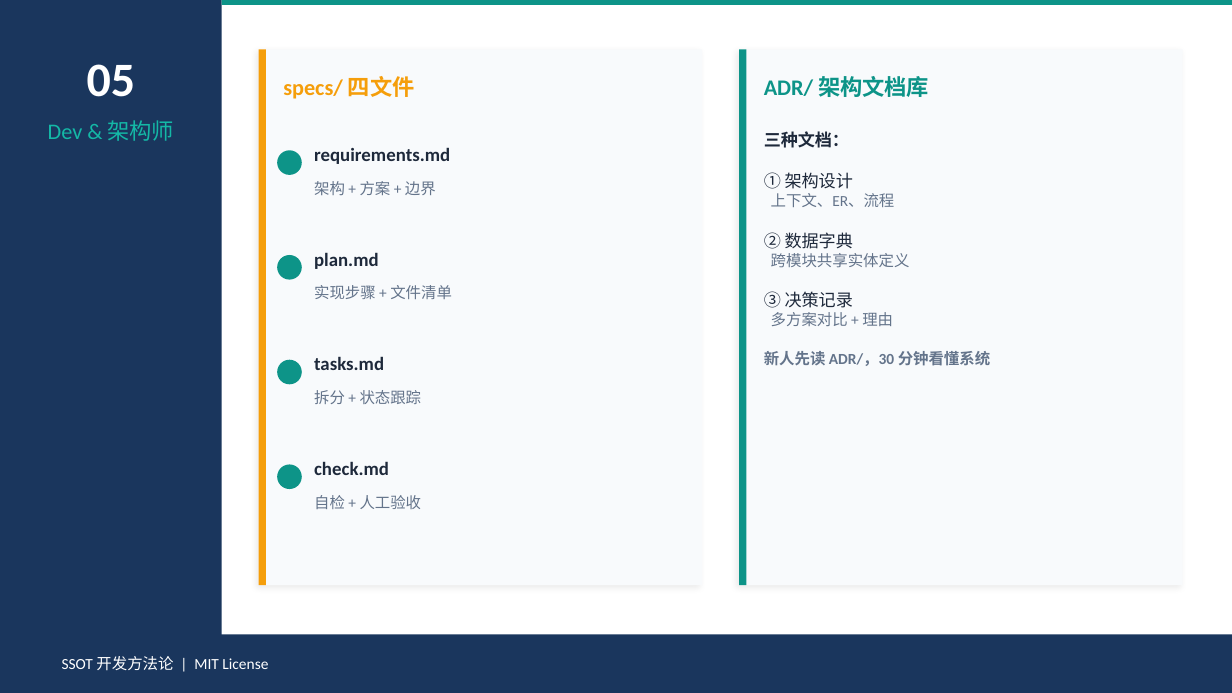
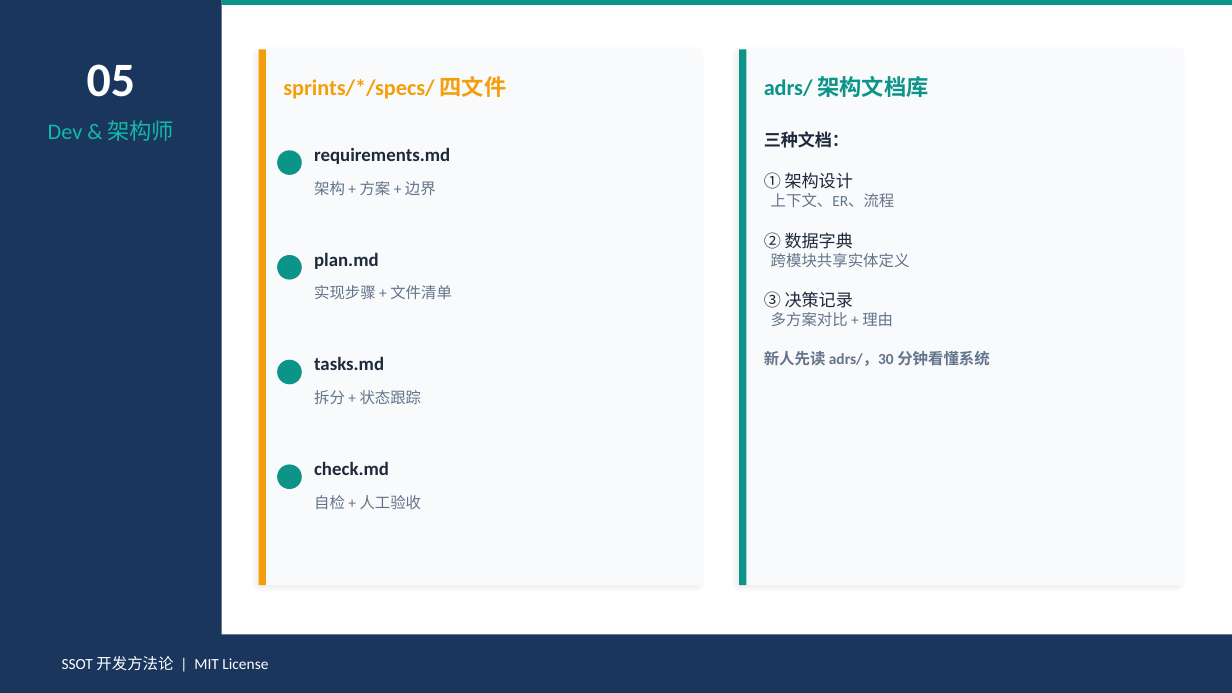
Before and after one commit to Toketec/SpecRocket, a slide deck: slide 6 of SSOT-开发方法论-培训.pptx. Drawn at 1232x693 pixels with LibreOffice and Linux fonts; fonts in the diff are those of the drawing. Boxes give left, top, right and bottom in pixels: in the first picture for what was removed or moved away, otherwise in the second. Text is boxed around its words. In the diff, an @@ line names an element or a change of style, - is before the commit and + after.

Commit message:
feat: SpecRocket v3.0.0 结构升级 — sprints 顶层迭代容器(含 docs+specs) / adrs / 规格归迭代 / 白皮书
- sprints/sp-NNN-名称/ 迭代容器：docs/(PM 产品设计) + specs/(Dev 技术规格，多 spec 共同促成一次迭代)
- adrs/adr-NNN-名称 全局架构决策（不随 sprint 走）
- apps/businesses/tools 回归纯代码域（删 specs/）
- docs/ 新增 whitepaper.md
- 命名全小写连字符：sp-/spec-/adr-
- 规格拆分原则：解耦 + 提升 token 利用率，不刻意多拆
- migrate v3.0：转移→收敛→保留→删除，零残留
- 四文件同步：SKILL/AGENTS/CLAUDE/README 中英 + PPT 16 处更新

```diff
--- a/SSOT-开发方法论-培训.pptx
+++ b/SSOT-开发方法论-培训.pptx
@@ text at (283, 76, 507, 99): text changed @@
-specs/ 四文件
+sprints/*/specs/ 四文件
@@ text at (764, 76, 929, 97): text changed @@
-ADR/ 架构文档库
+adrs/ 架构文档库
@@ text at (764, 351, 989, 366): text changed @@
-新人先读 ADR/，30 分钟看懂系统
+新人先读 adrs/，30 分钟看懂系统
```
Also in this commit, not shown: 6 other slides changed, 36 other files.
